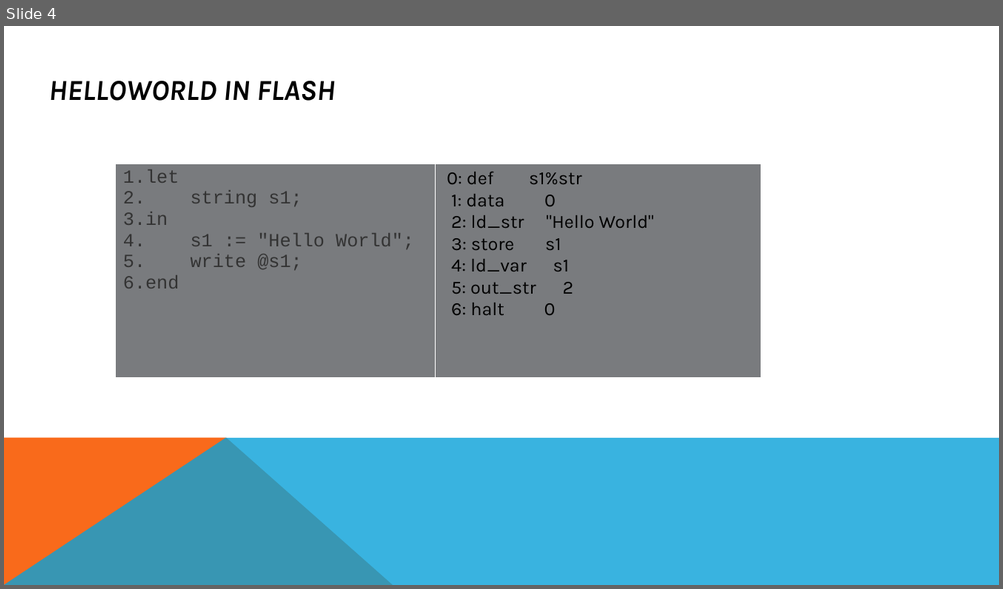
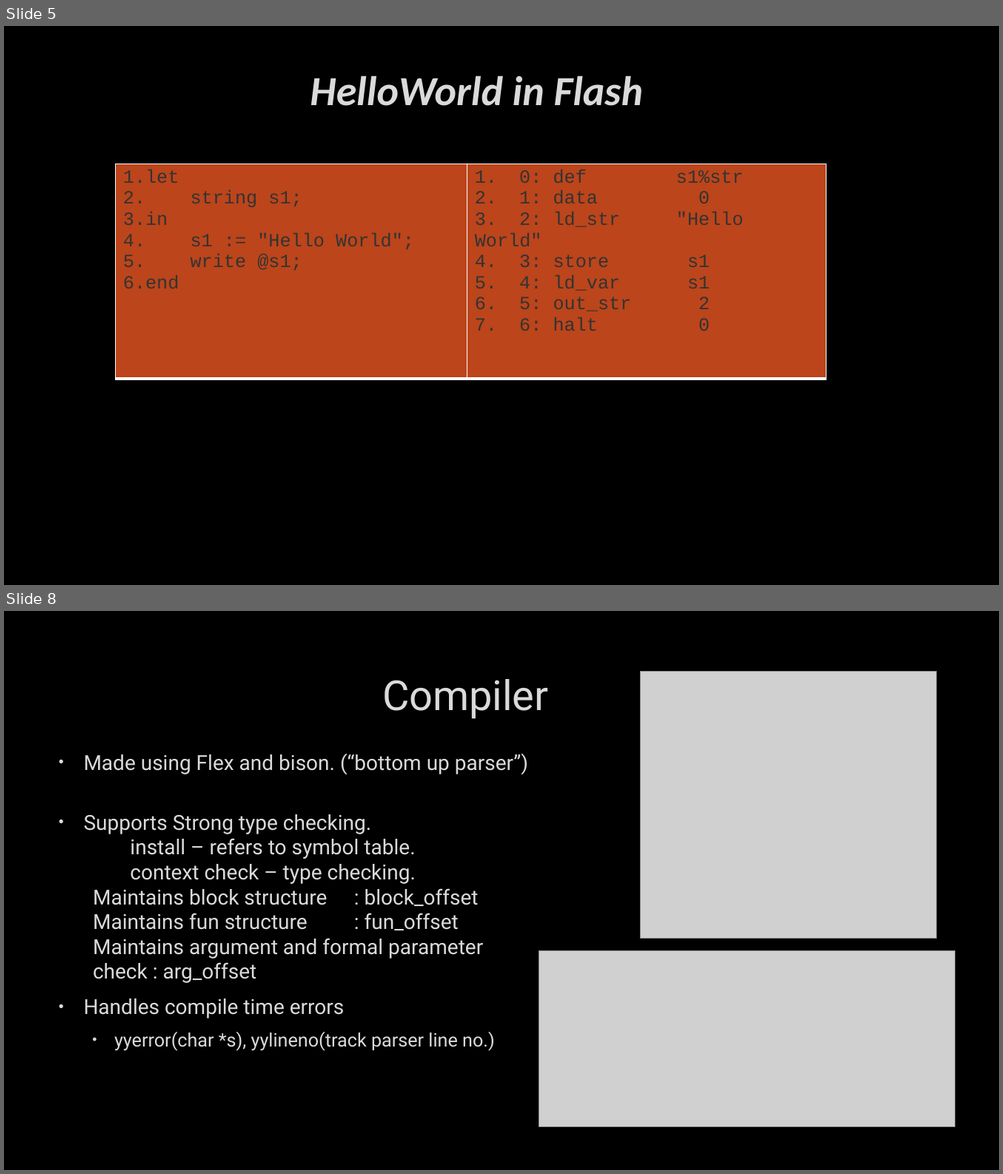
Before and after one commit to bhrlabs/CompilerRuntime, a slide deck: Document/Flash_ppt.pptx. Shown one above the other, each under a label of ours: slide 4 before the commit, slides 5 and 8 after it; the slides between them are not shown. The pictures are 1003x589 and 1003x1174 pixels, drawn with LibreOffice and Linux fonts; fonts in the diff are those of the drawing; grey boxes stand for pictures; background and template pictures are left out. Boxes give left, top, right and bottom in pixels: in the first picture for what was removed or moved away, otherwise in the second. Text is boxed around its words. In the diff, an @@ line names an element or a change of style, - is before the commit and + after.

```diff
--- a/Document/Flash_ppt.pptx
+++ b/Document/Flash_ppt.pptx
@@ slide 8 added at (x1=4, y1=611, x2=999, y2=1170), background picture (left out) @@
@@ picture added at (x1=640, y1=672, x2=936, y2=939) @@
@@ text added at (x1=382, y1=679, x2=549, y2=719), 40 pt, text #DADADA @@
+Compiler
@@ text added at (x1=84, y1=753, x2=528, y2=1051), 20 pt, text #DADADA @@
+• Made using Flex and bison. (“bottom up parser”)
+• Supports Strong type checking.
+  install – refers to symbol table.
+  context check – type checking.
+  Maintains block structure : block_offset
+  Maintains fun structure : fun_offset
+  Maintains argument and formal parameter
+  check : arg_offset
+• Handles compile time errors
+  • yyerror(char *s), yylineno(track parser line no.)
@@ picture added at (x1=539, y1=951, x2=955, y2=1128) @@
@@ what was slide 4 is now slide 5 @@
@@ slide 5 changed as well @@
@@ background #FFFFFF to picture (left out) @@
@@ title at (x1=310, y1=76, x2=643, y2=106): text changed; size 28 to 40 pt; font Karla to Calibri; text colour #000000 to #DADADA @@
-HELLOWORLD IN FLASH
+HelloWorld in Flash
@@ table at (x1=116, y1=164, x2=826, y2=379) @@
@@ fill #797B7E to #BC451B in row 1 @@
@@ font Karla to Courier New, text colour #000000 to #333333 in "0: def s1%str", "1: data 0", "2: ld_str "Hello World"", "3: store s1" and 3 more places @@
@@ bullet none to 1. @@
@@ table resized from (x1=116, y1=164, x2=761, y2=379) to (x1=116, y1=164, x2=826, y2=379) @@
@@ freeform shape removed at (x1=4, y1=438, x2=392, y2=585) @@
@@ freeform shape removed at (x1=4, y1=438, x2=999, y2=585) @@
```
Also in this commit, not shown: 12 other slides changed, 7 other slides added, 4 slides removed, 21 other files.
